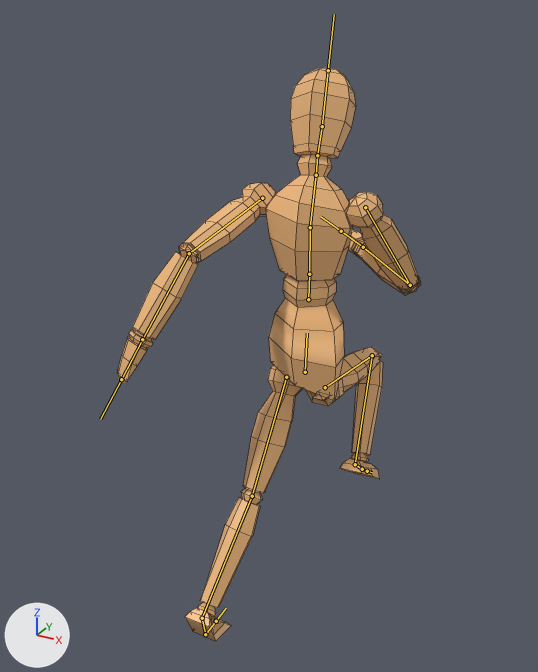
An edit to the FBX model Cadabra/Assets/Cadabra/Enemy/puppet.fbx, drawn before and after from the same camera.
One viewpoint serves both versions: a 50 mm camera at (1.25, -2.62, 2.5) aimed at (-0.13, -0.11, 1.24). Arrows for +X, +Y and +Z are at lower left; the lights stay in place. Both versions are drawn at frame 1 of the action 'metarig|metarig'; the numbers are the values there. The bones that bend it are drawn over the model as lines. Mesh edges are drawn as thin lines.

Names of what the first picture shows: 'Model'.
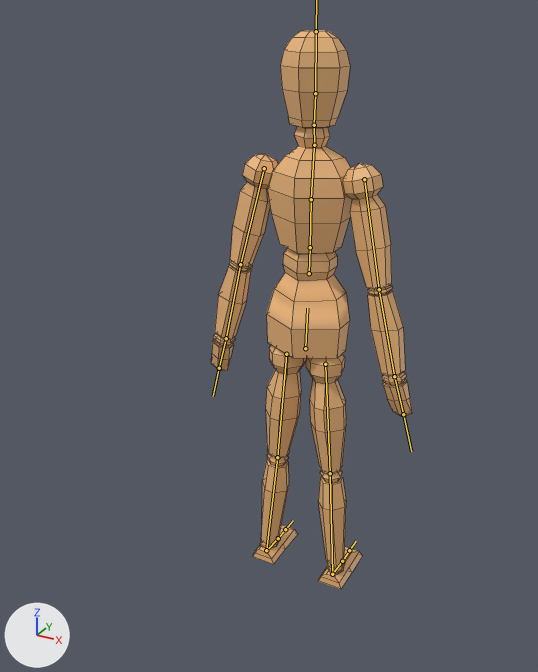
Location of each change, (x1, y1, x2, y2) in pixels of the pictures (538 x 672 px):
```json
{"object": "Model", "change": "posed", "before": [117, 68, 421, 642], "after": [211, 30, 412, 589], "on screen": "34% narrower"}
{"bone": "spine", "before": "(305, 372) to (307, 333)", "after": "(305, 348) to (307, 308)"}
{"bone": "spine.003", "before": "(310, 227) to (316, 169)", "after": "(311, 199) to (314, 139)"}
{"bone": "spine.004", "before": "(316, 175) to (317, 155)", "after": "(314, 145) to (314, 125)"}
{"bone": "upper_arm.L", "before": "(262, 198) to (189, 253)", "after": "(264, 168) to (240, 264)"}
{"bone": "forearm.L", "before": "(189, 253) to (142, 339)", "after": "(240, 264) to (226, 338)"}
{"bone": "hand.L", "before": "(142, 339) to (121, 379)", "after": "(226, 338) to (219, 368)"}
{"bone": "upper_arm.R", "before": "(365, 207) to (410, 285)", "after": "(364, 179) to (379, 289)"}
{"bone": "forearm.R", "before": "(410, 285) to (363, 247)", "after": "(379, 289) to (394, 376)"}
{"bone": "thigh.L", "before": "(286, 377) to (252, 496)", "after": "(286, 354) to (277, 457)"}
{"bone": "shin.L", "before": "(252, 496) to (202, 618)", "after": "(277, 457) to (266, 550)"}
{"bone": "foot.L", "before": "(202, 618) to (205, 634)", "after": "(266, 550) to (278, 538)"}
{"bone": "toe.L", "before": "(205, 634) to (216, 621)", "after": "(278, 538) to (285, 529)"}
{"bone": "thigh.R", "before": "(325, 387) to (372, 355)", "after": "(325, 364) to (330, 473)"}
{"bone": "shin.R", "before": "(372, 355) to (355, 464)", "after": "(330, 473) to (332, 574)"}
{"bone": "foot.R", "before": "(355, 464) to (362, 469)", "after": "(332, 574) to (342, 561)"}
```

Edits to the scene script, one JSON object a line:
```json
{"block": "bone_spine", "where": "bone_spine = bpy.data.objects['metarig'].pose.bones['spine']"}
{"op": "set", "path": "bone_spine.location", "old": "(-0.001, -0.09, 0.002)", "new": "(0.0, 0.0, 0.0)"}
{"block": "bone_spine_003", "where": "bone_spine_003 = bpy.data.objects['metarig'].pose.bones['spine.003']  # child of 'spine.002'"}
{"op": "set", "path": "bone_spine_003.rotation_quaternion", "old": "(0.994, 0.094, 0.054, -0.014)", "new": "(1.0, 0.0, 0.0, 0.0)", "note": "degrees (11, 6, -1) -> degrees (0, 0, 0)"}
{"block": "bone_spine_004", "where": "bone_spine_004 = bpy.data.objects['metarig'].pose.bones['spine.004']  # child of 'spine.003'"}
{"op": "set", "path": "bone_spine_004.rotation_quaternion", "old": "(0.995, 0.099, -0.012, -0.014)", "new": "(1.0, 0.0, 0.0, 0.0)", "note": "degrees (11, -1, -2) -> degrees (0, 0, 0)"}
{"block": "bone_upper_arm_l", "where": "bone_upper_arm_l = bpy.data.objects['metarig'].pose.bones['upper_arm.L']  # child of 'spine.003'"}
{"op": "set", "path": "bone_upper_arm_l.rotation_quaternion", "old": "(0.879, -0.442, 0.131, 0.12)", "new": "(1.0, 0.0, 0.0, 0.0)", "note": "degrees (-52, 20, 6) -> degrees (0, 0, 0)"}
{"block": "bone_forearm_l", "where": "bone_forearm_l = bpy.data.objects['metarig'].pose.bones['forearm.L']  # child of 'upper_arm.L'"}
{"op": "set", "path": "bone_forearm_l.rotation_quaternion", "old": "(0.944, 0.317, -0.053, 0.077)", "new": "(1.0, 0.0, 0.0, 0.0)", "note": "degrees (37, -9, 7) -> degrees (0, 0, 0)"}
{"block": "bone_hand_l", "where": "bone_hand_l = bpy.data.objects['metarig'].pose.bones['hand.L']  # child of 'forearm.L'"}
{"op": "set", "path": "bone_hand_l.rotation_quaternion", "old": "(0.972, -0.026, 0.229, -0.041)", "new": "(1.0, 0.0, 0.0, 0.0)", "note": "degrees (-4, 26, -6) -> degrees (0, 0, 0)"}
{"block": "bone_upper_arm_r", "where": "bone_upper_arm_r = bpy.data.objects['metarig'].pose.bones['upper_arm.R']  # child of 'spine.003'"}
{"op": "set", "path": "bone_upper_arm_r.rotation_quaternion", "old": "(0.937, 0.321, -0.108, -0.088)", "new": "(1.0, 0.0, 0.0, 0.0)", "note": "degrees (39, -8, -14) -> degrees (0, 0, 0)"}
{"block": "bone_forearm_r", "where": "bone_forearm_r = bpy.data.objects['metarig'].pose.bones['forearm.R']  # child of 'upper_arm.R'"}
{"op": "set", "path": "bone_forearm_r.rotation_quaternion", "old": "(0.626, 0.757, -0.186, -0.002)", "new": "(1.0, 0.0, 0.0, 0.0)", "note": "degrees (103, -13, -17) -> degrees (0, 0, 0)"}
{"block": "bone_thigh_l", "where": "bone_thigh_l = bpy.data.objects['metarig'].pose.bones['thigh.L']  # child of 'spine'"}
{"op": "set", "path": "bone_thigh_l.rotation_quaternion", "old": "(0.967, 0.254, -0.014, 0.006)", "new": "(1.0, 0.0, 0.0, 0.0)", "note": "degrees (29, -2, 0) -> degrees (0, 0, 0)"}
{"block": "bone_shin_l", "where": "bone_shin_l = bpy.data.objects['metarig'].pose.bones['shin.L']  # child of 'thigh.L'"}
{"op": "set", "path": "bone_shin_l.rotation_quaternion", "old": "(0.995, 0.094, 0.004, -0.01)", "new": "(1.0, 0.0, 0.0, 0.0)", "note": "degrees (11, 1, -1) -> degrees (0, 0, 0)"}
{"block": "bone_foot_l", "where": "bone_foot_l = bpy.data.objects['metarig'].pose.bones['foot.L']  # child of 'shin.L'"}
{"op": "set", "path": "bone_foot_l.rotation_quaternion", "old": "(0.956, 0.292, 0.014, 0.014)", "new": "(1.0, 0.0, 0.0, 0.0)", "note": "degrees (34, 1, 2) -> degrees (0, 0, 0)"}
{"block": "bone_toe_l", "where": "bone_toe_l = bpy.data.objects['metarig'].pose.bones['toe.L']  # child of 'foot.L'"}
{"op": "set", "path": "bone_toe_l.rotation_quaternion", "old": "(0.784, 0.62, -0.005, -0.021)", "new": "(1.0, 0.0, 0.0, 0.0)", "note": "degrees (77, 1, -2) -> degrees (0, 0, 0)"}
{"block": "bone_thigh_r", "where": "bone_thigh_r = bpy.data.objects['metarig'].pose.bones['thigh.R']  # child of 'spine'"}
{"op": "set", "path": "bone_thigh_r.rotation_quaternion", "old": "(0.748, -0.662, 0.034, -0.028)", "new": "(1.0, 0.0, 0.0, 0.0)", "note": "degrees (-83, 1, -5) -> degrees (0, 0, 0)"}
{"block": "bone_shin_r", "where": "bone_shin_r = bpy.data.objects['metarig'].pose.bones['shin.R']  # child of 'thigh.R'"}
{"op": "set", "path": "bone_shin_r.rotation_quaternion", "old": "(0.502, 0.848, 0.005, 0.17)", "new": "(1.0, 0.0, 0.0, 0.0)", "note": "degrees (117, -16, 11) -> degrees (0, 0, 0)"}
{"block": "bone_foot_r", "where": "bone_foot_r = bpy.data.objects['metarig'].pose.bones['foot.R']  # child of 'shin.R'"}
{"op": "set", "path": "bone_foot_r.rotation_quaternion", "old": "(0.99, 0.007, -0.003, -0.144)", "new": "(1.0, 0.0, 0.0, 0.0)", "note": "degrees (1, 0, -17) -> degrees (0, 0, 0)"}
```
